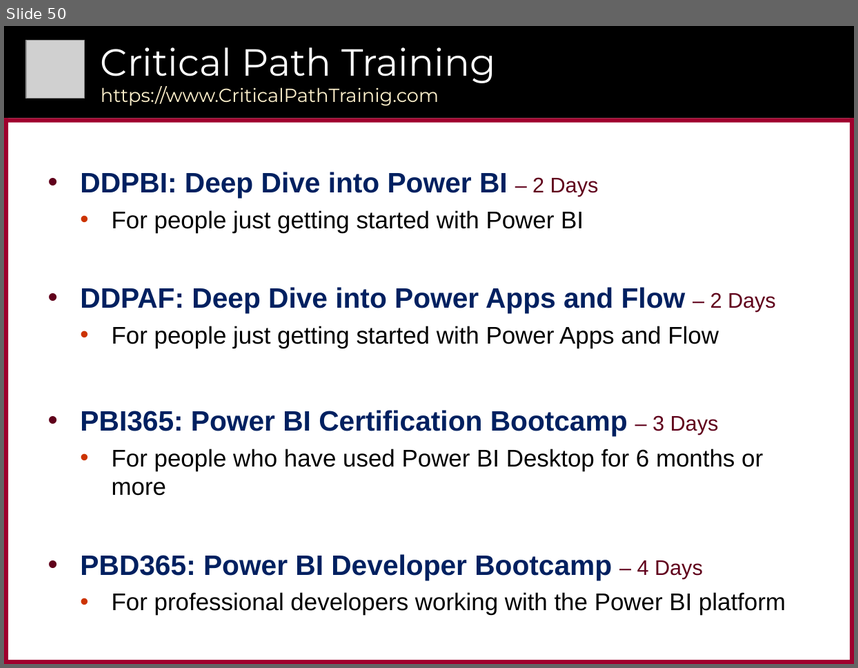
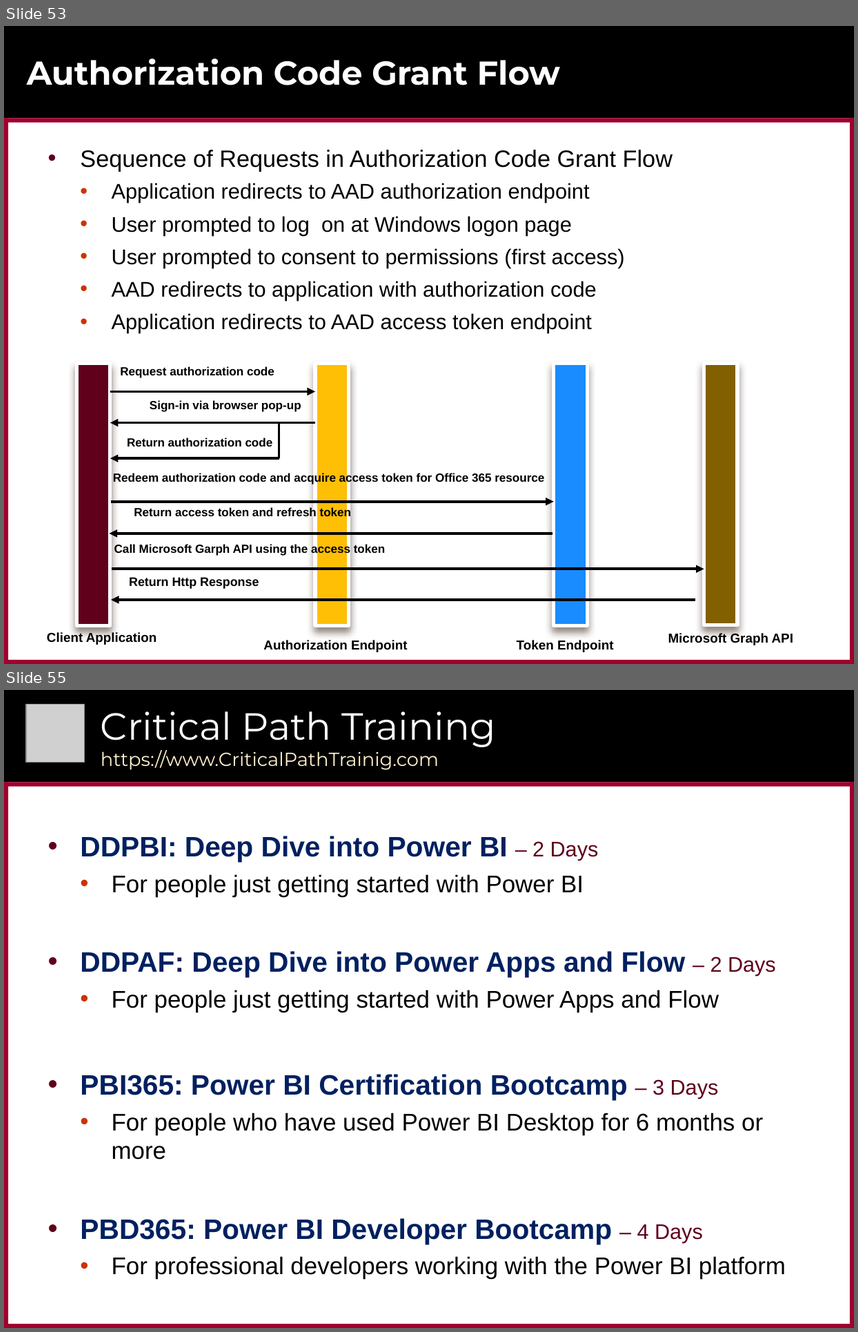
Before and after one commit to CriticalPathTraining/Intro2M, a slide deck: Introduction to M Programming for the Power BI Warrior.pptx. Shown one above the other, each under a label of ours: slide 50 before the commit, slides 53 and 55 after it; the slides between them are not shown. The pictures are 858x668 and 858x1332 pixels, drawn with LibreOffice and Linux fonts; fonts in the diff are those of the drawing; grey boxes stand for pictures; background and template pictures are left out. Boxes give left, top, right and bottom in pixels: in the first picture for what was removed or moved away, otherwise in the second. Text is boxed around its words. In the diff, an @@ line names an element or a change of style, - is before the commit and + after.

```diff
--- a/Introduction to M Programming for the Power BI Warrior.pptx
+++ b/Introduction to M Programming for the Power BI Warrior.pptx
@@ slide 53 added at [4, 26, 854, 664], background #FFFFFF; not listed: 6 template elements that a slide beside it also shows @@
@@ title added at [27, 58, 561, 85], 28 pt, text #FFFFFF, bold @@
+Authorization Code Grant Flow
@@ text added at [80, 150, 673, 333], 18 pt, text #000000 @@
+• Sequence of Requests in Authorization Code Grant Flow
+  • Application redirects to AAD authorization endpoint
+  • User prompted to log on at Windows logon page
+  • User prompted to consent to permissions (first access)
+  • AAD redirects to application with authorization code
+  • Application redirects to AAD access token endpoint
@@ rectangle added at [77, 363, 110, 626], fill #60001B, outline #FFFFFF 3 pt @@
@@ text added at [120, 366, 274, 378], 10 pt, text #000000, bold @@
+Request authorization code
@@ rectangle added at [315, 363, 348, 626], fill #FFBF05, outline #FFFFFF 3 pt @@
@@ rectangle added at [554, 363, 587, 626], fill #198CFF, outline #FFFFFF 3 pt @@
@@ rectangle added at [704, 363, 737, 624], fill #826000, outline #FFFFFF 3 pt @@
@@ arrow added from (110, 392) to (315, 392), #000000 2.25 pt @@
@@ text added at [150, 400, 301, 412], 10 pt, text #000000, bold @@
+Sign-in via browser pop-up
@@ arrow added from (315, 422) to (110, 422), #000000 2.25 pt @@
@@ text added at [127, 437, 273, 446], 10 pt, text #000000, bold @@
+Return authorization code
@@ line added from (279, 458) to (279, 422), #000000 2.25 pt @@
@@ arrow added from (279, 458) to (110, 458), #000000 2.25 pt @@
@@ text added at [113, 472, 544, 484], 10 pt, text #000000, bold @@
+Redeem authorization code and acquire access token for Office 365 resource
@@ arrow added from (110, 501) to (554, 501), #000000 2.25 pt @@
@@ text added at [134, 506, 352, 519], 10 pt, text #000000, bold @@
+Return access token and refresh token
@@ arrow added from (553, 534) to (110, 534), #000000 2.25 pt @@
@@ text added at [114, 543, 386, 555], 10 pt, text #000000, bold @@
+Call Microsoft Garph API using the access token
@@ arrow added from (112, 568) to (704, 568), #000000 2.25 pt @@
@@ text added at [129, 577, 259, 588], 10.5 pt, text #000000, bold @@
+Return Http Response
@@ arrow added from (695, 599) to (111, 599), #000000 2.25 pt @@
@@ text added at [47, 631, 157, 644], 11 pt, text #000000, bold @@
+Client Application
@@ text added at [263, 639, 408, 652], 11 pt, text #000000, bold @@
+Authorization Endpoint
@@ text added at [517, 639, 614, 652], 11 pt, text #000000, bold @@
+Token Endpoint
@@ text added at [668, 632, 793, 645], 11 pt, text #000000, bold @@
+Microsoft Graph API
@@ what was slide 50 is now slide 55 @@
```
Also in this commit, not shown: 1 slide changed, 4 other slides added, 5 other files.
